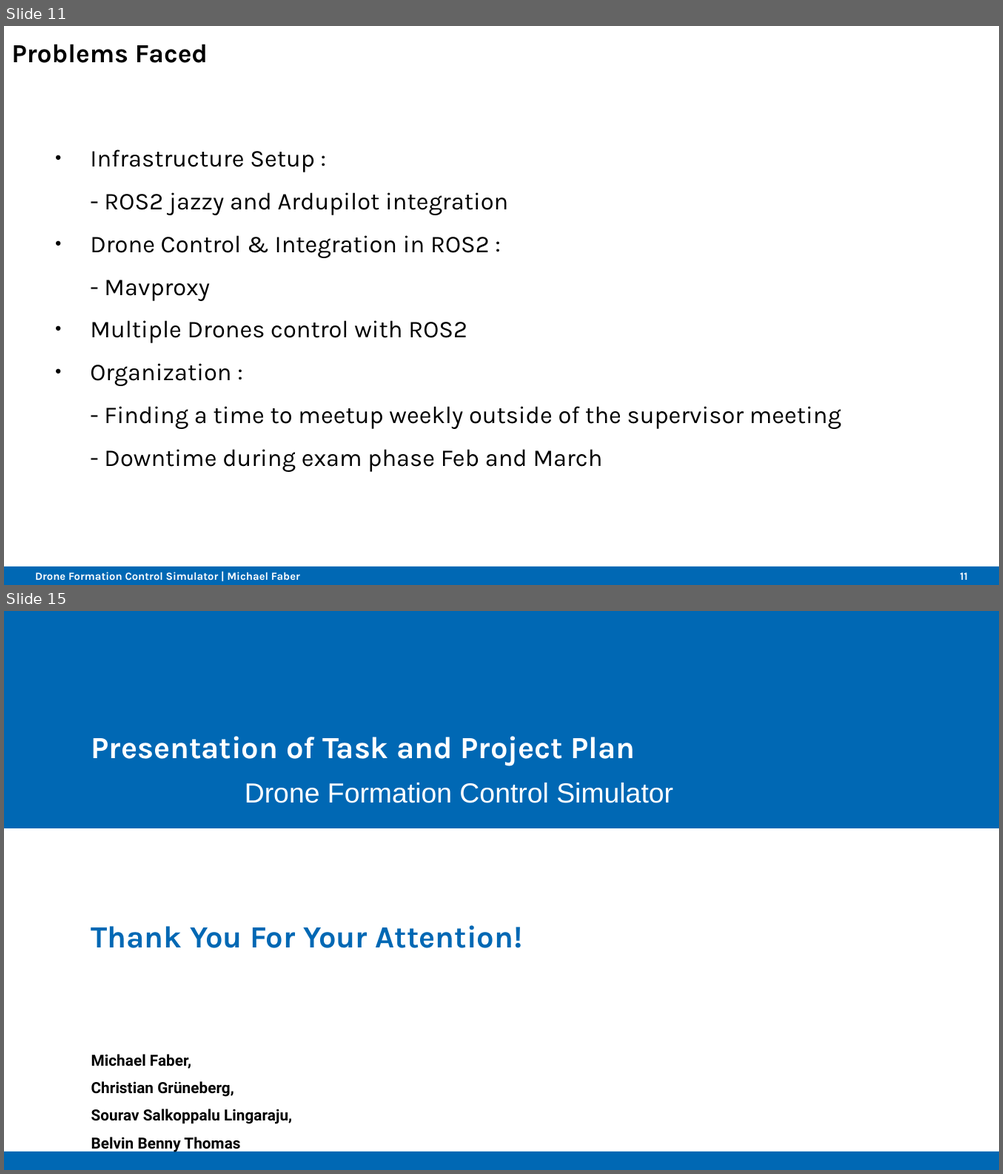
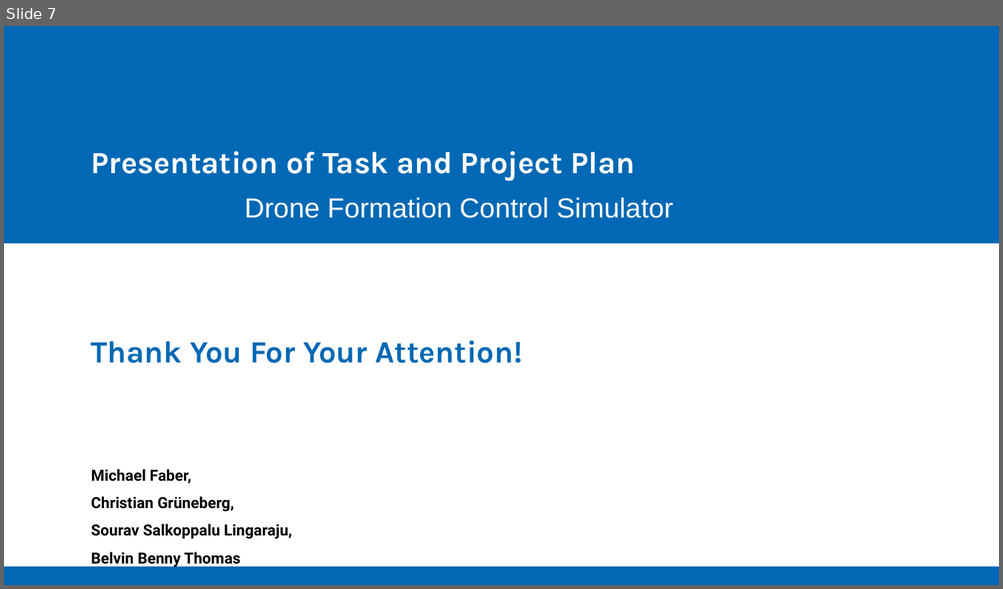
Before and after one commit to Belvin7/Drone_Project_personal-, a slide deck: AMS_Intermediate_Presentation.odp. Shown one above the other, each under a label of ours: slides 11 and 15 before the commit, slide 7 after it; the slides between them are not shown. The pictures are 1003x1174 and 1003x589 pixels, drawn with LibreOffice and Linux fonts; fonts in the diff are those of the drawing; background and template pictures are left out. Boxes give left, top, right and bottom in pixels: in the first picture for what was removed or moved away, otherwise in the second. Text is boxed around its words. In the diff, an @@ line names an element or a change of style, - is before the commit and + after.

```diff
--- a/AMS_Intermediate_Presentation.odp
+++ b/AMS_Intermediate_Presentation.odp
@@ slide 11 removed at [4,26,999,585], background #FFFFFF; not listed: 1 template element that a slide beside it also shows @@
@@ title removed at [11,44,208,63] @@
-Problems Faced
@@ text removed at [90,150,841,472] @@
-● Infrastructure Setup :
-- ROS2 jazzy and Ardupilot integration
-● Drone Control & Integration in ROS2 :
-- Mavproxy
-● Multiple Drones control with ROS2
-● Organization :
-- Finding a time to meetup weekly outside of the supervisor meeting
-- Downtime during exam phase Feb and March
@@ text removed at [35,572,300,581] @@
-Drone Formation Control Simulator | Michael Faber
@@ page number removed at [959,573,967,580] @@
-11
@@ what was slide 15 is now slide 7 @@
```
Also in this commit, not shown: 2 slides changed, 4 slides added, 11 other slides removed.
